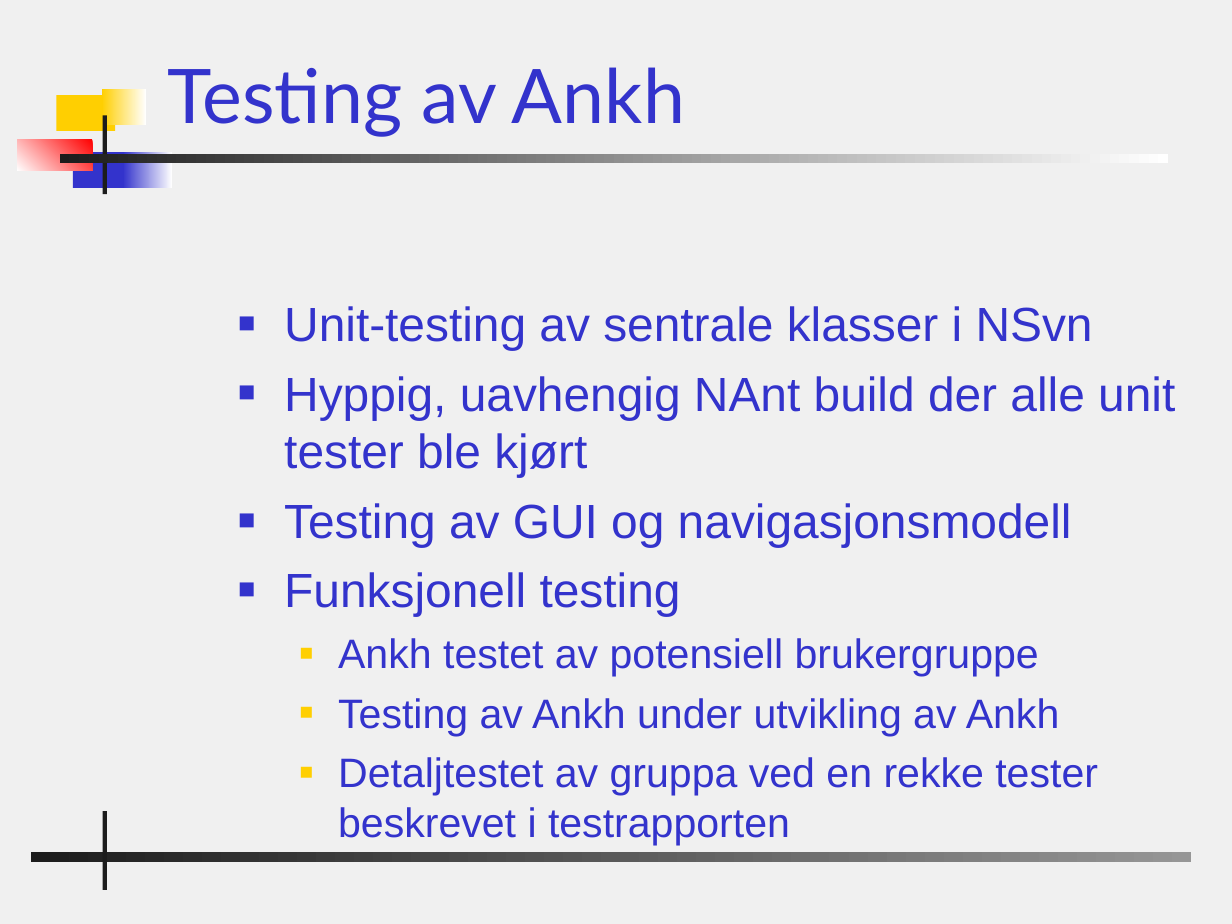
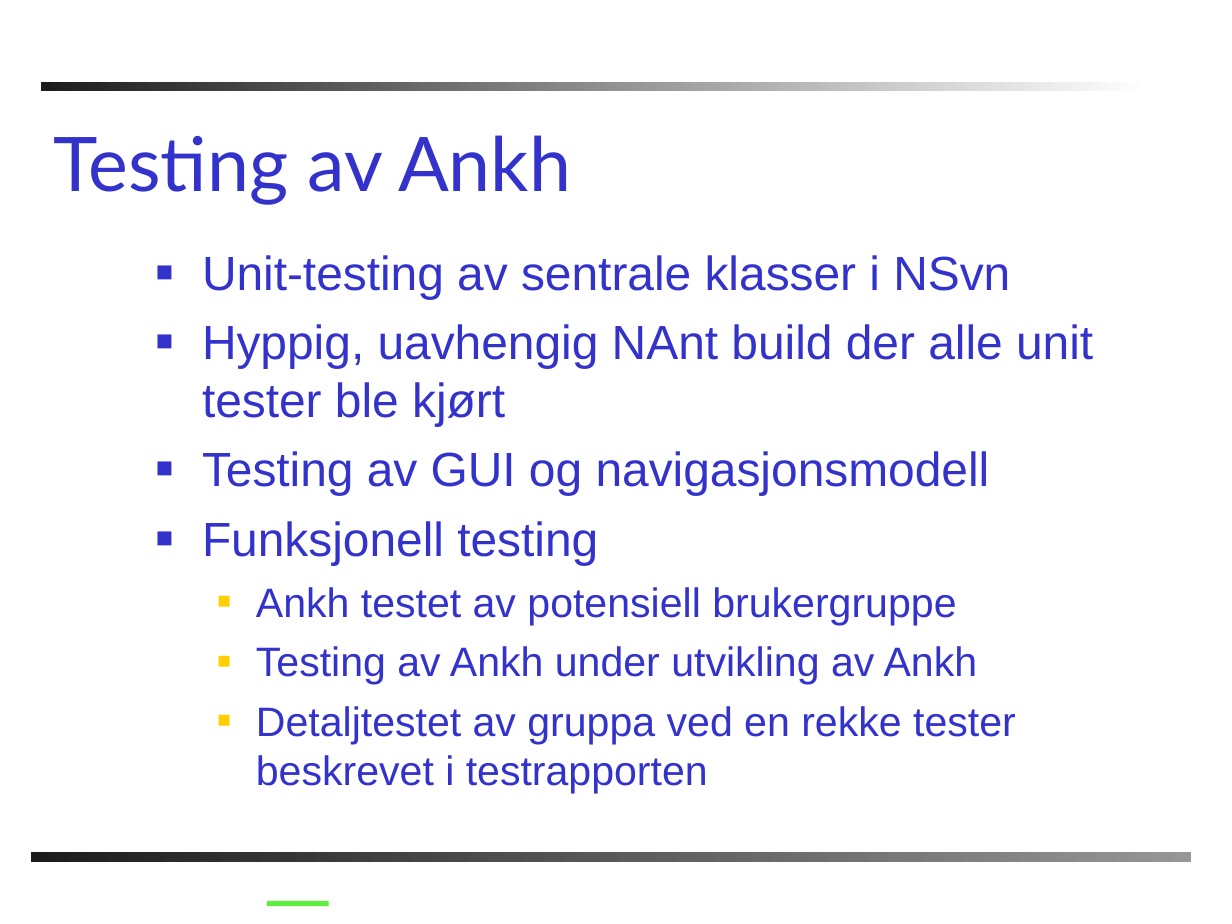
Before and after one commit to PhilJollans/AnkhSVN2019, a slide deck: slide 13 of doc/powerpoint/Subversion_addin_for_VS.NET.ppt (slide 15 before the commit). Drawn at 1232x924 pixels with LibreOffice and Linux fonts; fonts in the diff are those of the drawing; background and template pictures are left out. Boxes give left, top, right and bottom in pixels: in the first picture for what was removed or moved away, otherwise in the second. Text is boxed around its words. In the diff, an @@ line names an element or a change of style, - is before the commit and + after.

```diff
--- a/doc/powerpoint/Subversion_addin_for_VS.NET.ppt
+++ b/doc/powerpoint/Subversion_addin_for_VS.NET.ppt
@@ background #F0F0F0 to #FFFFFF @@
@@ rectangle: place and size @@
-rectangle at box(59, 154, 1168, 164)
+rectangle at box(41, 83, 1149, 92)
@@ rectangle removed at box(102, 89, 147, 124) @@
@@ title "Testing av Ankh": place and size @@
-title "Testing av Ankh" at box(167, 67, 685, 136)
+title "Testing av Ankh" at box(53, 135, 571, 204)
@@ rectangle removed at box(57, 95, 116, 131) @@
@@ rectangle removed at box(102, 116, 106, 195) @@
@@ rectangle removed at box(17, 139, 92, 171) @@
@@ rectangle removed at box(73, 152, 129, 187) @@
@@ rectangle removed at box(123, 152, 172, 187) @@
@@ text "Unit-testing av sentrale klasser i ...": place and size @@
-text "Unit-testing av sentrale klasser i ..." at box(284, 306, 1175, 845)
+text "Unit-testing av sentrale klasser i ..." at box(202, 255, 1093, 794)
@@ rectangle removed at box(102, 811, 106, 890) @@
@@ line added from (267, 903) to (329, 903), #60EE3E 3 pt @@
```
Also in this commit, not shown: 22 other slides changed, 1 slide added, 1 slide removed.
